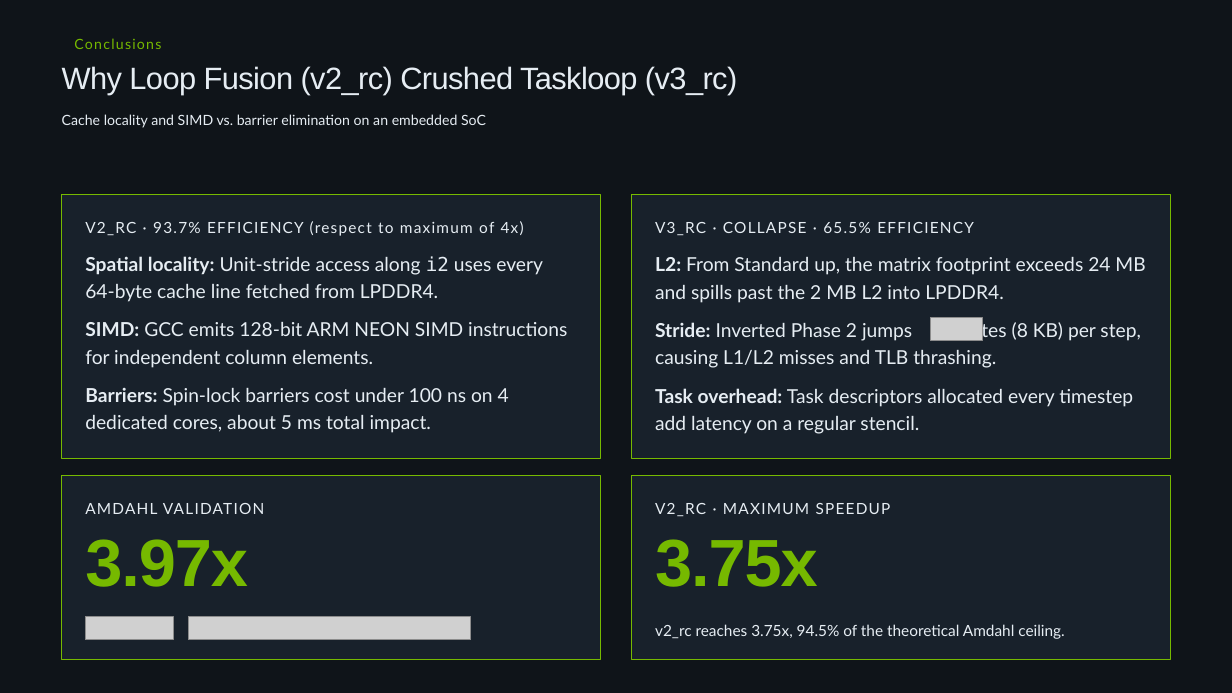
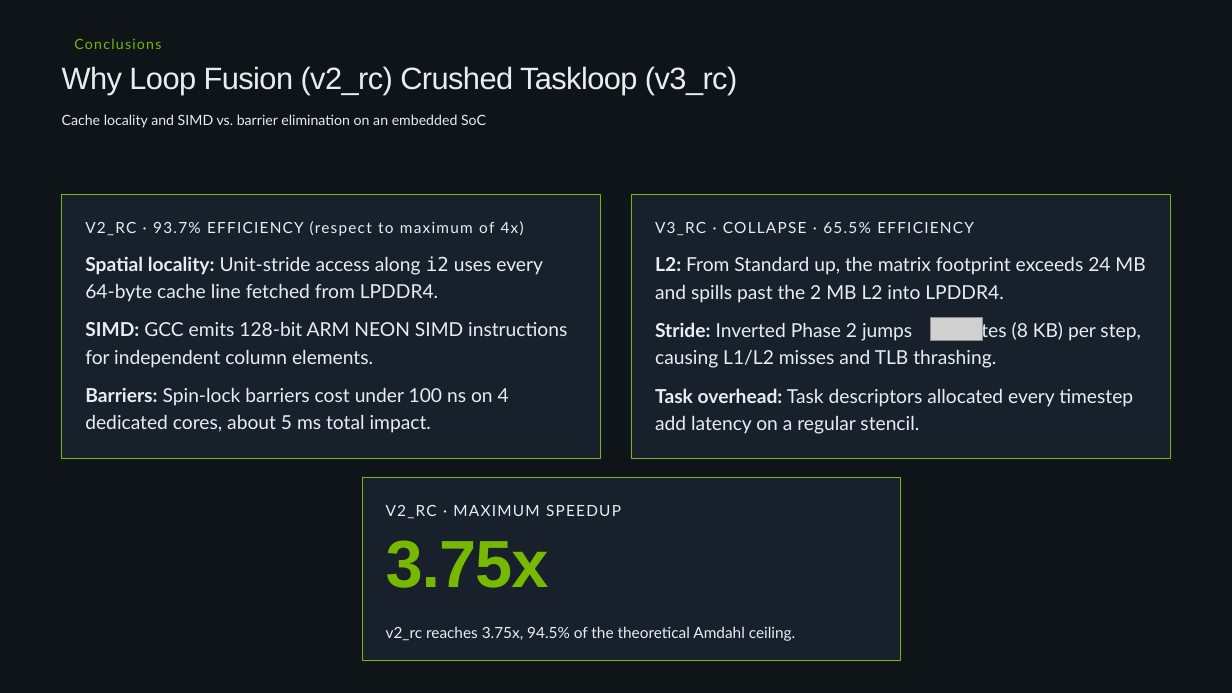
Before and after one commit to markx86/hpc-assignments, a slide deck: slide 8 of Problem_ADI-Alternating-Direction-Implicit-Stencil_Parallel-Solutions_Assignment-1_Team-8.pptx. Drawn at 1232x693 pixels with LibreOffice and Linux fonts; fonts in the diff are those of the drawing; grey boxes stand for pictures. Boxes give left, top, right and bottom in pixels: in the first picture for what was removed or moved away, otherwise in the second. Text is boxed around its words. In the diff, an @@ line names an element or a change of style, - is before the commit and + after.

```diff
--- a/Problem_ADI-Alternating-Direction-Implicit-Stencil_Parallel-Solutions_Assignment-1_Team-8.pptx
+++ b/Problem_ADI-Alternating-Direction-Implicit-Stencil_Parallel-Solutions_Assignment-1_Team-8.pptx
@@ rectangle removed at <box>62,476,601,659</box> @@
@@ 3 texts, 1 rectangle: place and size @@
-3 texts, 1 rectangle at <box>631,476,1170,659</box>
+3 texts, 1 rectangle at <box>362,477,901,660</box>
@@ text removed at <box>85,503,264,514</box> @@
-AMDAHL VALIDATION
@@ text removed at <box>85,539,248,587</box> @@
-3.97x
@@ text removed at <box>85,614,601,641</box> @@
-·
@@ picture removed at <box>85,616,173,640</box> @@
@@ picture removed at <box>189,616,470,640</box> @@
```
Also in this commit, not shown: 1 other slide changed.
